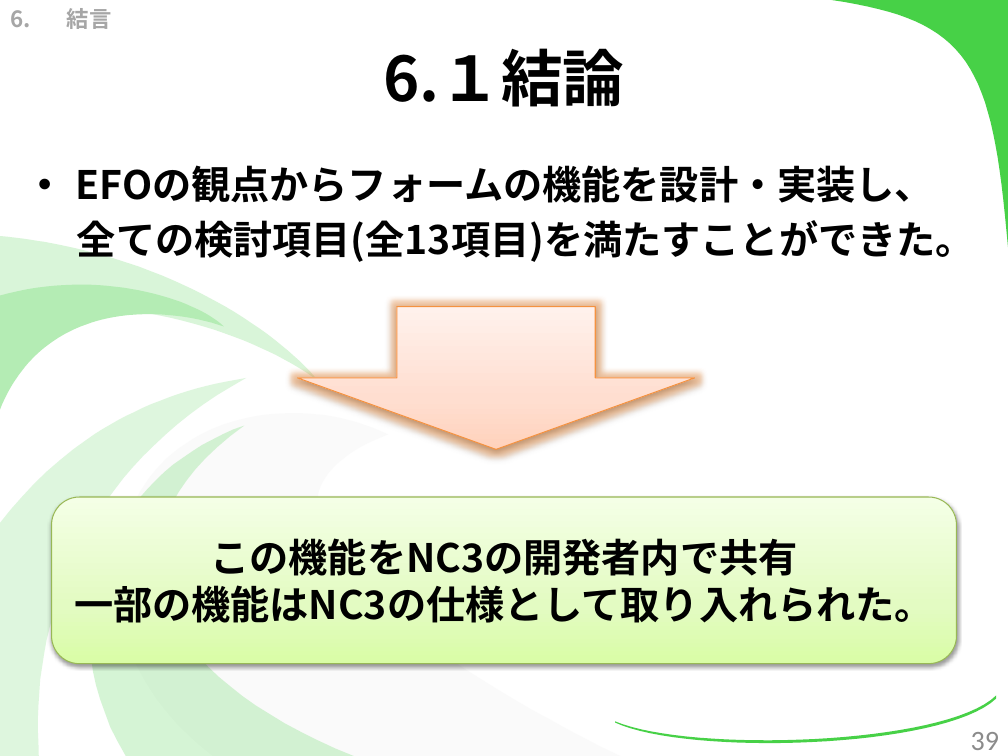
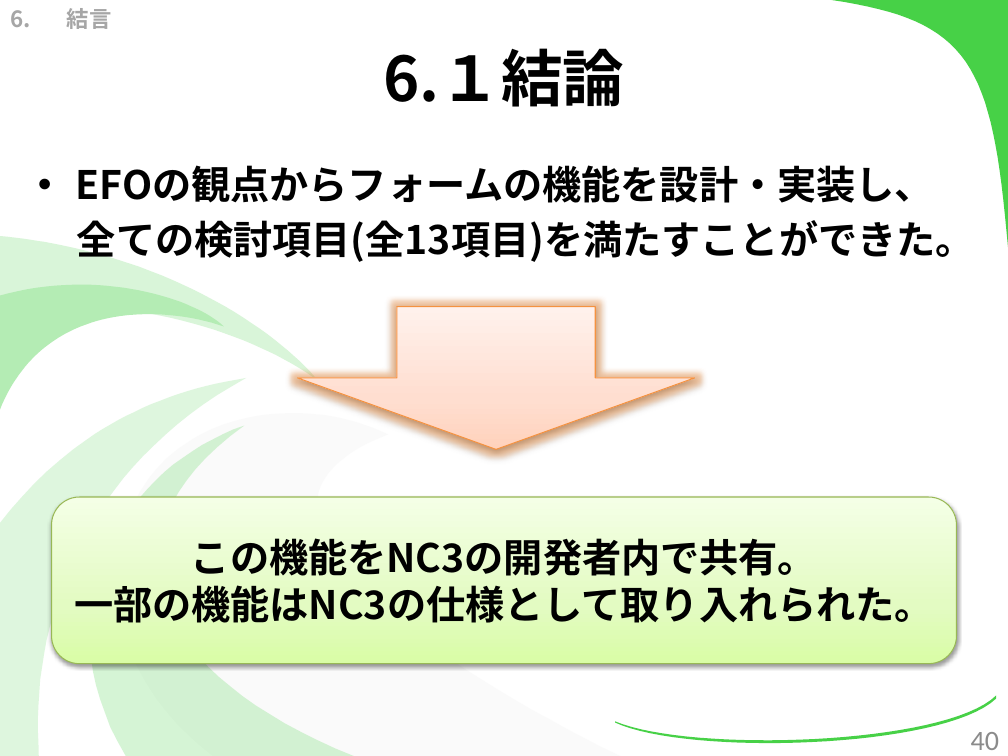
Before and after one commit to kotaro0717/Report-Management, a slide deck: slide 40 of 1.中間報告/3.発表資料/report_hokada.pptx (slide 39 before the commit). Drawn at 1008x756 pixels with LibreOffice and Linux fonts; fonts in the diff are those of the drawing. Boxes give left, top, right and bottom in pixels: in the first picture for what was removed or moved away, otherwise in the second. Text is boxed around its words. In the diff, an @@ line names an element or a change of style, - is before the commit and + after.

```diff
--- a/1.中間報告/3.発表資料/report_hokada.pptx
+++ b/1.中間報告/3.発表資料/report_hokada.pptx
@@ text in rounded rectangle at [191, 538, 817, 576]: text changed @@
-この機能をNC3の開発者内で共有
+この機能をNC3の開発者内で共有。
@@ page number at [971, 732, 999, 750]: text changed @@
-39
+40
```
Also in this commit, not shown: 23 other slides changed, 3 slides added.
